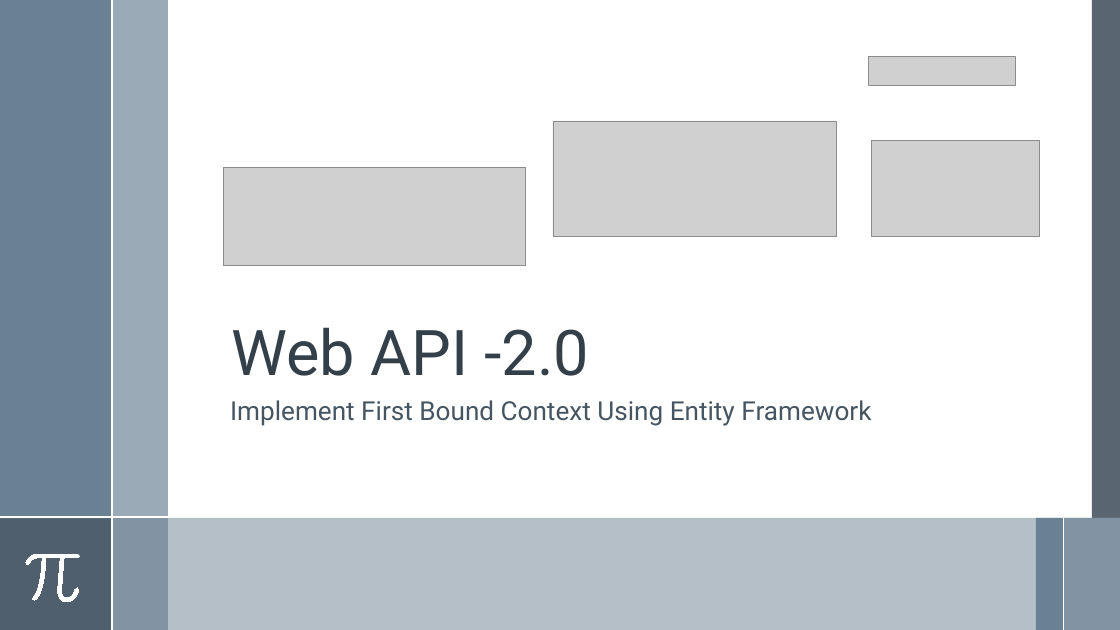
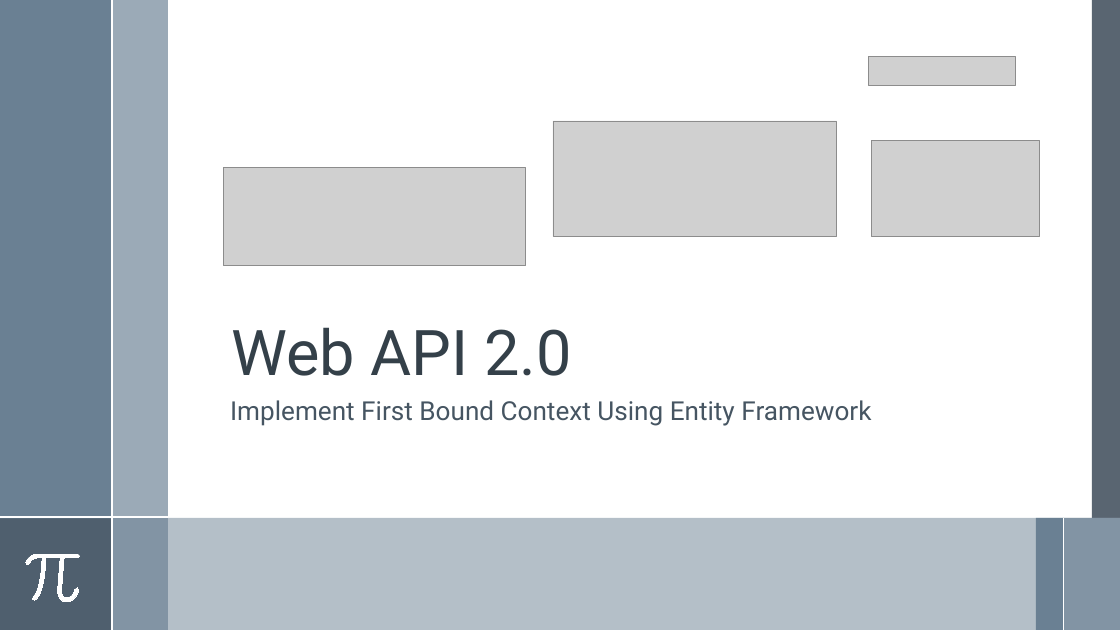
Before and after one commit to asachanxxx/WebApiTraning, a slide deck: slide 1 of Notes/Lesson 1/Lesson 1 - Implement First Bound Context Using Entity Framework.pptx. Drawn at 1120x630 pixels with LibreOffice and Linux fonts; fonts in the diff are those of the drawing; grey boxes stand for pictures. Boxes give left, top, right and bottom in pixels: in the first picture for what was removed or moved away, otherwise in the second. Text is boxed around its words. In the diff, an @@ line names an element or a change of style, - is before the commit and + after.

```diff
--- a/Notes/Lesson 1/Lesson 1 - Implement First Bound Context Using Entity Framework.pptx
+++ b/Notes/Lesson 1/Lesson 1 - Implement First Bound Context Using Entity Framework.pptx
@@ title at box(232, 327, 571, 376): text changed @@
-Web API -2.0
+Web API 2.0
```
Also in this commit, not shown: 2 other slides changed, 18 slides added, 4 other files.
